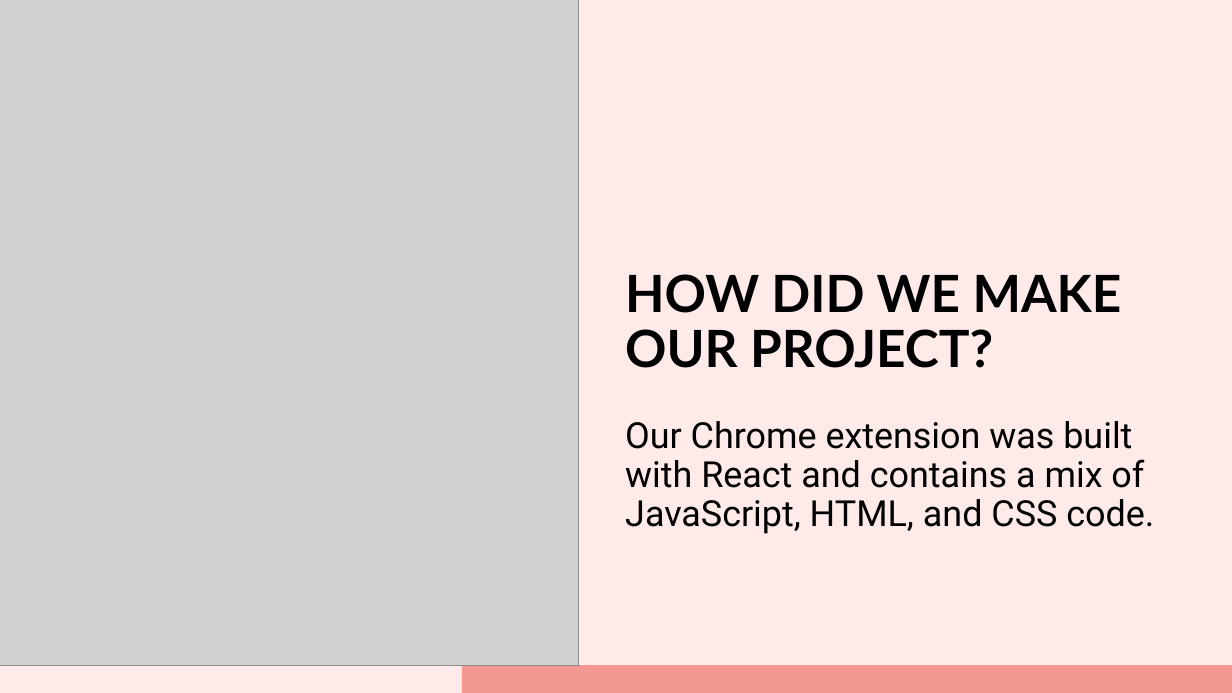
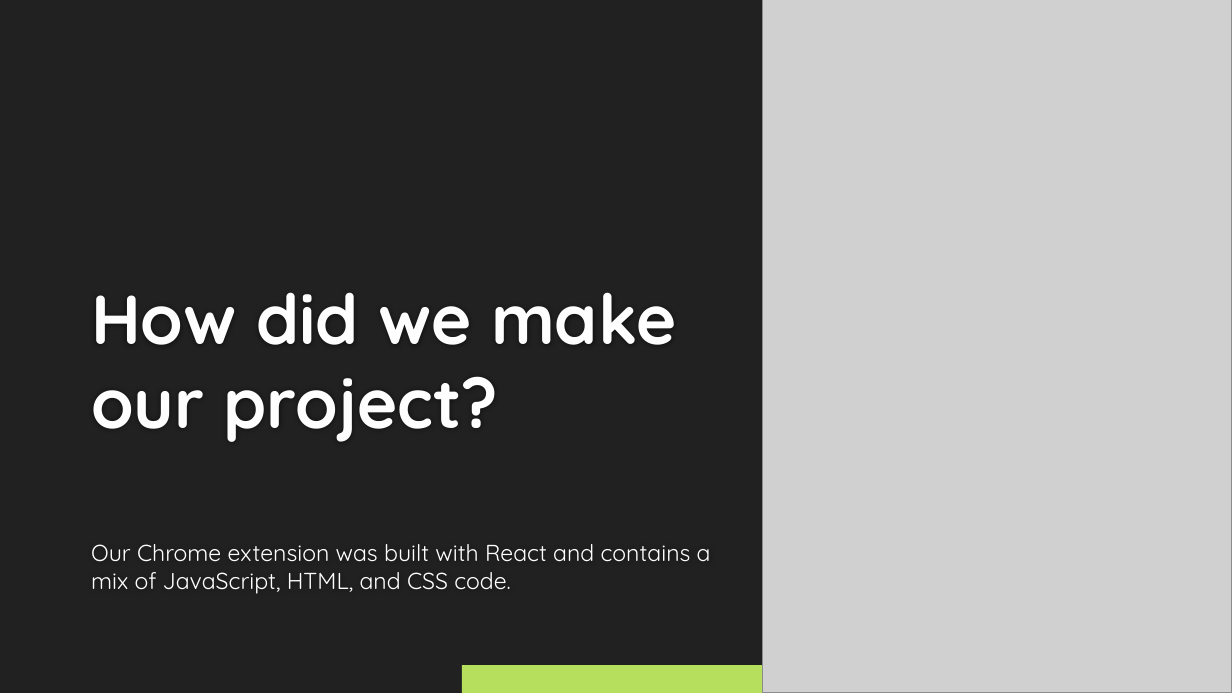
Before and after one commit to spatel787/FocusFlowTracker, a slide deck: slide 3 of Final Presentation.pptx. Drawn at 1232x693 pixels with LibreOffice and Linux fonts; fonts in the diff are those of the drawing; grey boxes stand for pictures. Boxes give left, top, right and bottom in pixels: in the first picture for what was removed or moved away, otherwise in the second. Text is boxed around its words. In the diff, an @@ line names an element or a change of style, - is before the commit and + after.

```diff
--- a/Final Presentation.pptx
+++ b/Final Presentation.pptx
@@ background #FDEAE9 to #212121 @@
@@ picture: place and size @@
-picture at [0, 0, 579, 665]
+picture at [762, 0, 1232, 693]
@@ title at [91, 292, 676, 442]: text changed; size 40 to 54 pt; font Lato to Quicksand; text colour #000000 to #FEFEFE @@
-HOW DID WE MAKE OUR PROJECT?
+How did we make our project?
@@ text "Our Chrome extension was built ...": place and size @@
-text "Our Chrome extension was built ..." at [625, 421, 1154, 534]
+text "Our Chrome extension was built ..." at [91, 544, 711, 594]
@@ text "Our Chrome extension was built ..." at [91, 544, 711, 594]: size 28 to 18 pt, font Roboto to Quicksand, text colour #000000 to #FFFFFF; line spacing 0.9 to 1 @@
@@ rectangle at [462, 665, 1232, 693]: fill #F39891 to #B6DF5E @@
```
Also in this commit, not shown: 9 other slides changed, 1 slide removed.
